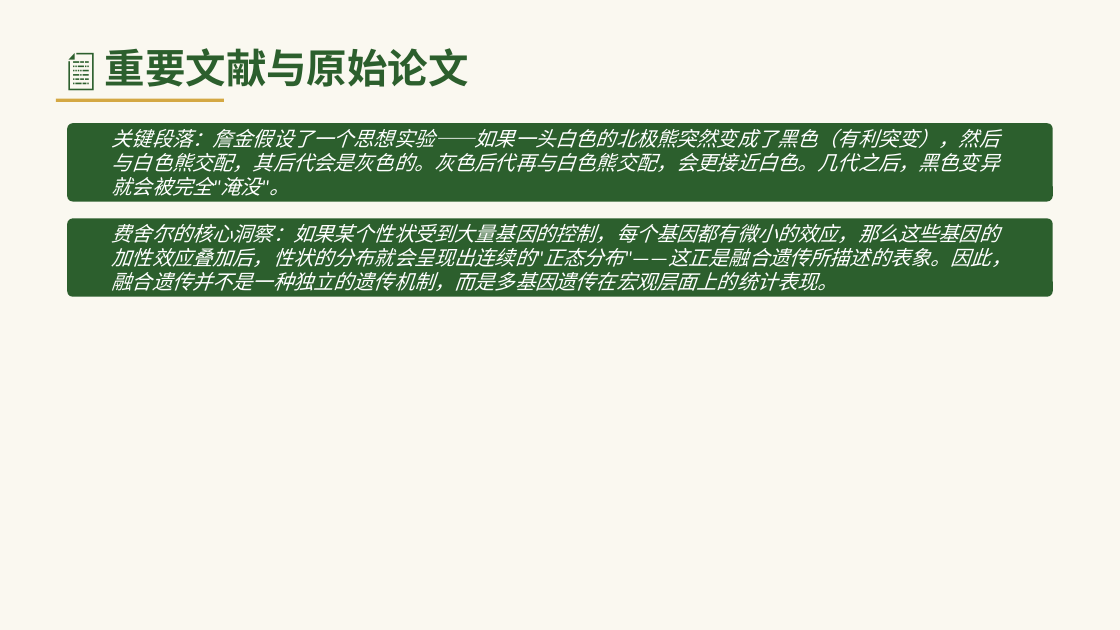
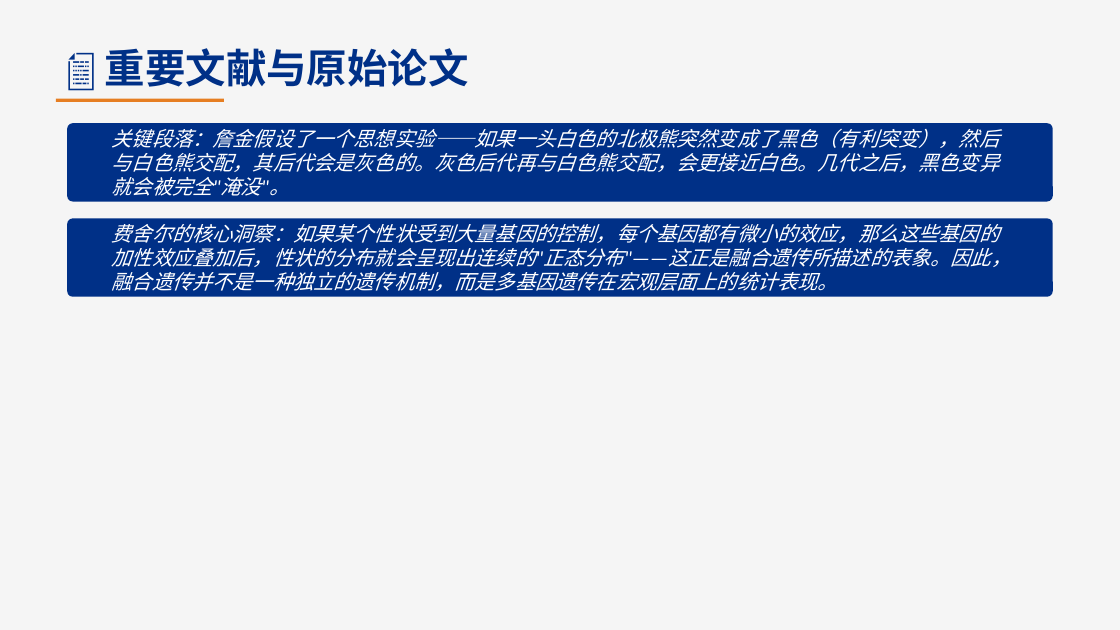
Before and after one commit to lijianguoa/genetics-learning-100-days, a slide deck: slide 6 of ppt/2026-05-12_genetics_day003.pptx. Drawn at 1120x630 pixels with LibreOffice and Linux fonts; fonts in the diff are those of the drawing. Boxes give left, top, right and bottom in pixels: in the first picture for what was removed or moved away, otherwise in the second. Text is boxed around its words. In the diff, an @@ line names an element or a change of style, - is before the commit and + after.

Commit message:
Regenerate Day3 PPT (Deep Blue Academic style)

```diff
--- a/ppt/2026-05-12_genetics_day003.pptx
+++ b/ppt/2026-05-12_genetics_day003.pptx
@@ background #FAF8F0 to #F5F5F5 @@
@@ text "📄 重要文献与原始论文" at (105, 48, 469, 87): text colour #2C5F2D to #003087 @@
@@ rectangle at (56, 99, 224, 102): fill #D4A843 to #E67E22 @@
@@ rounded rectangle at (67, 123, 1053, 202): fill #2C5F2D to #003087 @@
@@ rounded rectangle at (67, 218, 1053, 297): fill #2C5F2D to #003087 @@
```
Also in this commit, not shown: 11 other slides changed.
